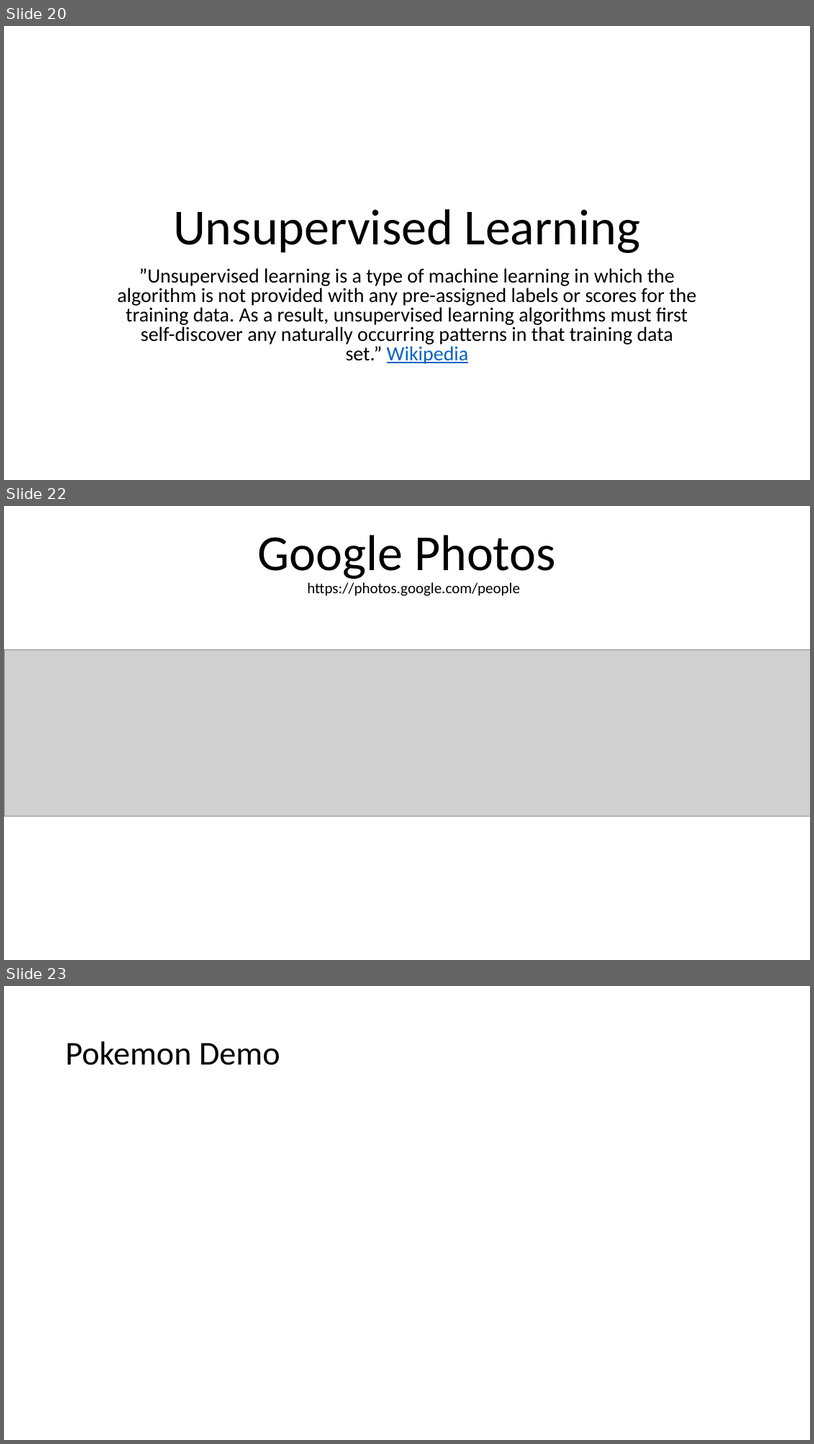
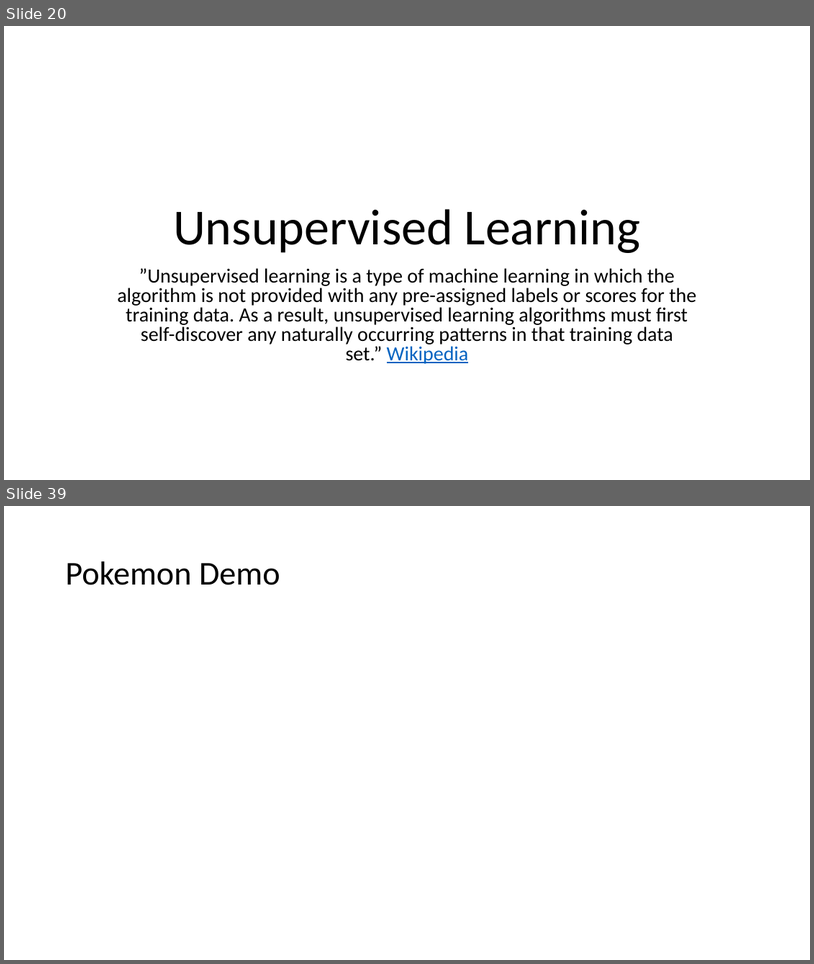
Before and after one commit to alfredofonseca/Python_ML_AFJ_DEMO, a slide deck: afj_ml_demo.pptx. Shown one above the other, each under a label of ours: slides 20, 22 and 23 before the commit, slides 20 and 39 after it; the slides between them are not shown. The pictures are 814x1444 and 814x964 pixels, drawn with LibreOffice and Linux fonts; fonts in the diff are those of the drawing; grey boxes stand for pictures. Boxes give left, top, right and bottom in pixels: in the first picture for what was removed or moved away, otherwise in the second. Text is boxed around its words. In the diff, an @@ line names an element or a change of style, - is before the commit and + after.

```diff
--- a/afj_ml_demo.pptx
+++ b/afj_ml_demo.pptx
@@ slide 22 removed at bbox=[4, 506, 810, 960], background #FFFFFF @@
@@ title removed at bbox=[258, 535, 556, 579] @@
-Google Photos
@@ text removed at bbox=[307, 582, 520, 596] @@
-https://photos.google.com/people
@@ picture removed at bbox=[4, 649, 810, 816] @@
@@ what was slide 23 is now slide 39 @@
```
Also in this commit, not shown: 22 slides added, 2 other slides removed, 4 other files.
